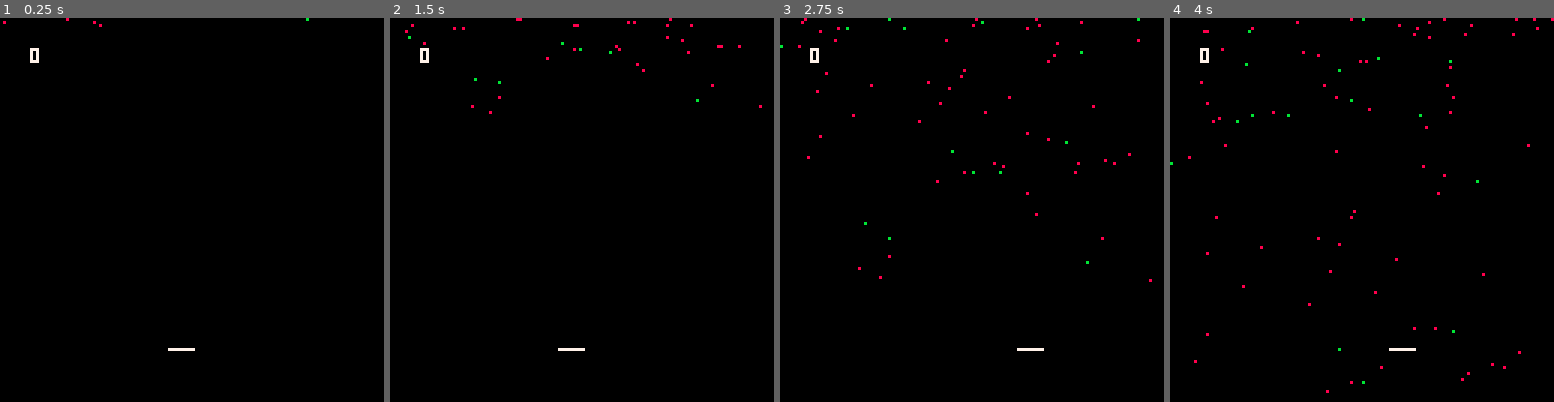
Above: before the commit, frames 1-4 (left to right).
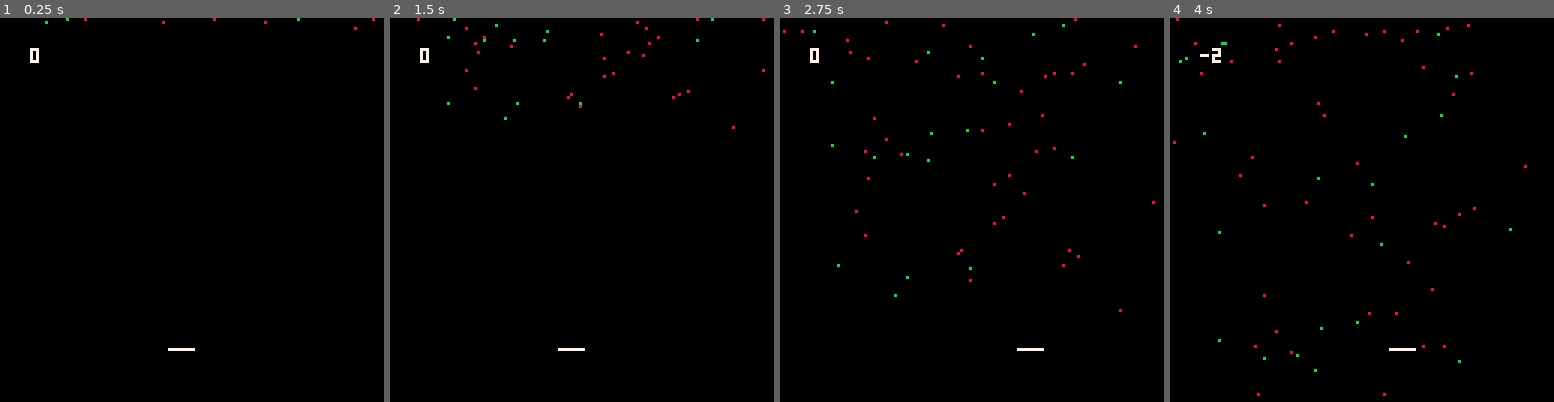
Above: after the commit, the same moments.

Repository: robsws/tweettweetjam2020
Game: PICO-8 cartridge catch22.p8
Same seed, same stepped clock (60 frames per second), same inputs: the game is played once before the commit and once after it.
Inputs:
- Up to frame 1 (0.25 s): no input
- Up to frame 2 (1.5 s): no input
- Up to frame 3 (2.75 s): hold Right 1.6-2.1 s; hold Right from 2.47 s (still down)
- Up to frame 4 (4 s): release Right at 3.03 s; hold Left 3.08-3.58 s

The runs differ from the first frame. In frame 1, less than 0.1% of the frame differs, in the area x 0-98%, y 0-4%; in frame 2, 0.5%; in frame 3, 0.8%; in frame 4, 1.1%, in the area x 0-100%, y 0-99%.

Commit message:
Reduce var names

Diff:
--- a/catch22.p8
+++ b/catch22.p8
@@ -1,86 +1,79 @@
 pico-8 cartridge // http://www.pico-8.com
 version 18
 __lua__
-parts={}
+p={}
 n=500
-barx=56
-bary=110
-barw=8
+b=56
+c=110
+l=8
 w=128
-score=0
-wincol=0
-
-function updatepart(i)
-	local part = parts[i]
-	if part.y > w then
-		parts[i] = nil
+s=0
+f=0
+function u(i)
+	local q = p[i]
+	if q.y>w then
+		p[i]=nil
 	else
-		part.dx = part.dx * 0.9
-		part.dy += part.ddy
-		part.x += part.dx
-		prevy = part.y
-		part.y += part.dy
-		if prevy < bary and part.y >= bary and part.x >= barx and part.x < barx+barw then
-			score += parts[i].score
-			parts[i] = nil
+		q.dx = q.dx*0.9
+		q.dy += q.ddy
+		q.x += q.dx
+		y = q.y
+		q.y += q.dy
+		if y<c and q.y>=c and q.x>=b and q.x<b+l then
+			s+=p[i].s
+			p[i]=nil
 		else
-			parts[i] = part
+			p[i]=q
 		end
 	end
 end
-
 function _init()
 	for i=0,n do
-		parts[i]=nil
+		p[i]=nil
 	end
 end
-
 function _update()
-	wincol = (wincol+1)%16
+	f=(f+1)%16
 	if btn(0) then
-		barx -= 1
+		b-=1
 	elseif btn(1) then
-		barx += 1
+		b+=1
 	end
 	for i=0,n do
-		dxrng=rnd(100)
-		tyrng=rnd(100)
-		if tyrng < 75 then
-			typ = -1
+		d=rnd(100)
+		e=rnd(100)
+		if d<75 then
+			t=-1
 		else
-			typ = 1
+			t=1
 		end
-		if parts[i] == nil then
-			if dxrng > 99.8 then
-				local xpos = flr(rnd(w))
-				local initdx = flr(rnd(8))-4
-				local initdy = rnd(0.5)
-				local part = {x=xpos,y=0,dx=initdx,dy=initdy,ddy=0.02,score=typ}
-				parts[i] = part
+		if p[i]==nil then
+			if e>99.8 then
+				p[i]={x=flr(rnd(w)),y=0,dx=flr(rnd(8))-4,dy=rnd(0.5),ddy=0.02,s=t}
 			end
 		else
-			updatepart(i)
+			u(i)
 		end
 	end
 end
-
 function _draw()
 	cls()
-	line(barx,bary,barx+barw,bary,7)
-	for i = 0,n do
-		if parts[i] != nil then
-			if parts[i].score < 0 then
-				col = 8
+	for i=0,n do
+		if p[i]!=nil then
+			if p[i].s<0 then
+				r=8
 			else
-				col = 11
+				r=11
 			end
-			pset(parts[i].x,parts[i].y,col)
+			pset(p[i].x,p[i].y,r)
 		end
 	end
-	if score >= 22 then
-		print("win!", 60, 60, wincol)
+	line(b,c,b+l,c,7)
+	if s>=22 then
+		s=999
+		print("win!",60,60,f)
 	else
-		print(score,10,10,7)
+		print(s,10,10,7)
 	end
 end
 __gfx__
